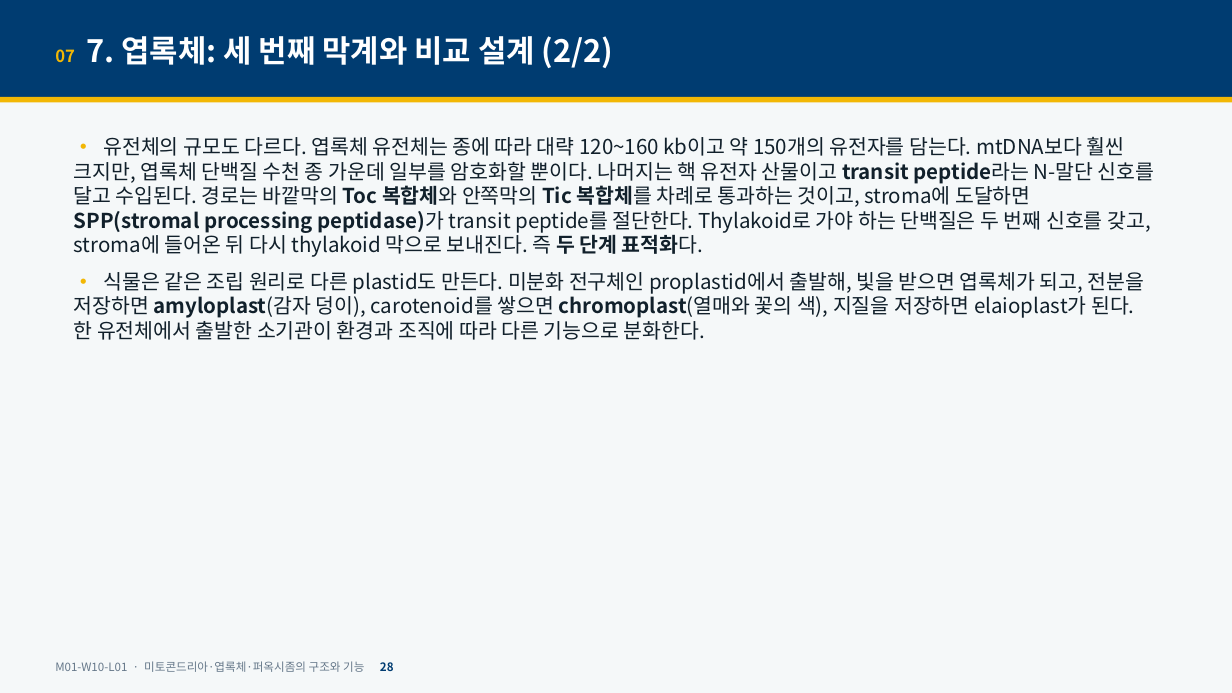
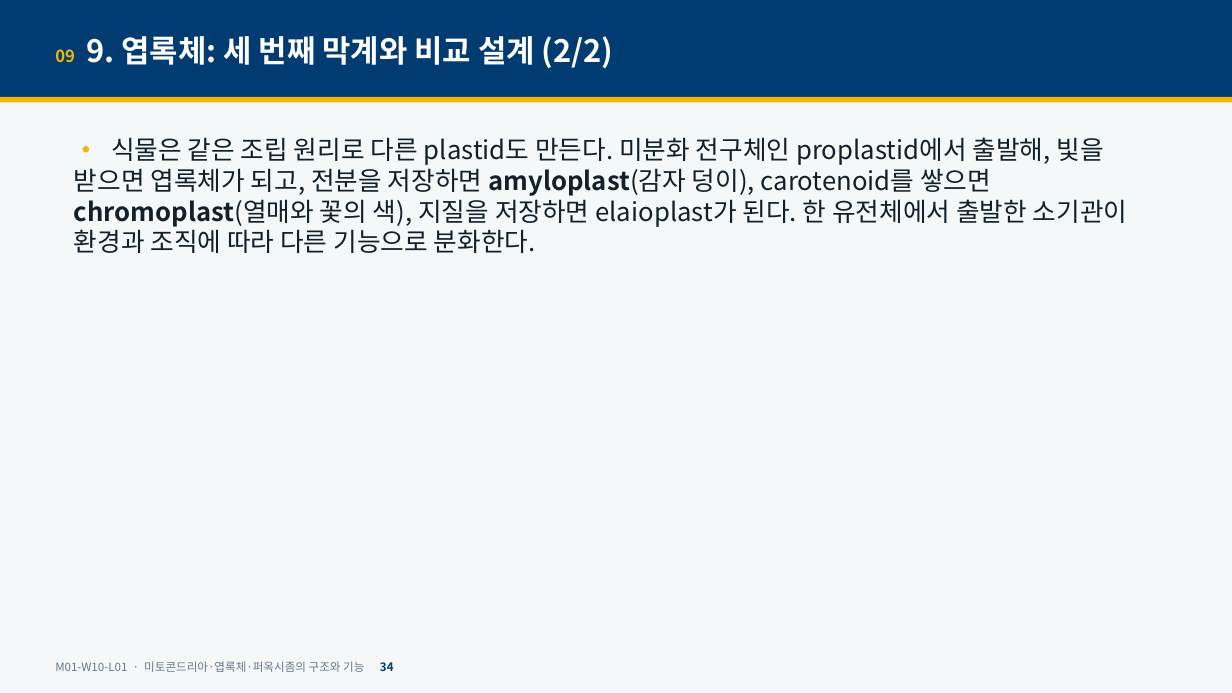
Before and after one commit to hoperiasd2/hoperiasd2.github.io, a slide deck: slide 34 of curriculum/M01/W10/L01/slides.pptx (slide 28 before the commit). Drawn at 1232x693 pixels with LibreOffice and Linux fonts; fonts in the diff are those of the drawing. Boxes give left, top, right and bottom in pixels: in the first picture for what was removed or moved away, otherwise in the second. Text is boxed around its words. In the diff, an @@ line names an element or a change of style, - is before the commit and + after.

```diff
--- a/curriculum/M01/W10/L01/slides.pptx
+++ b/curriculum/M01/W10/L01/slides.pptx
@@ text at (55, 36, 614, 68): text changed @@
-07 7. 엽록체: 세 번째 막계와 비교 설계 (2/2)
+09 9. 엽록체: 세 번째 막계와 비교 설계 (2/2)
@@ text "• 식물은 같은 조립 원리로 ..." at (74, 137, 1128, 253): size 16 to 20 pt @@
@@ text at (74, 137, 1155, 257): paragraph removed @@
-• 유전체의 규모도 다르다. 엽록체 유전체는 종에 따라 대략 120~160 kb이고 약 150개의 유전자를 담는다. mtDNA보다 훨씬 크지만, 엽록체 단백질 수천 종 가운데 일부를 암호화할 뿐이다. 나머지는 핵 유전자 산물이고 transit peptide라는 N-말단 신호를 달고 수입된다. 경로는 바깥막의 Toc 복합체와 안쪽막의 Tic 복합체를 차례로 통과하는 것이고, stroma에 도달하면 SPP(stromal processing peptidase)가 transit peptide를 절단한다. Thylakoid로 가야 하는 단백질은 두 번째 신호를 갖고, stroma에 들어온 뒤 다시 thylakoid 막으로 보내진다. 즉 두 단계 표적화다.
@@ text at (55, 661, 394, 672): text changed @@
-M01-W10-L01 · 미토콘드리아·엽록체·퍼옥시좀의 구조와 기능 28
+M01-W10-L01 · 미토콘드리아·엽록체·퍼옥시좀의 구조와 기능 34
```
Also in this commit, not shown: 36 other slides changed, 14 slides added, 5 other files.
